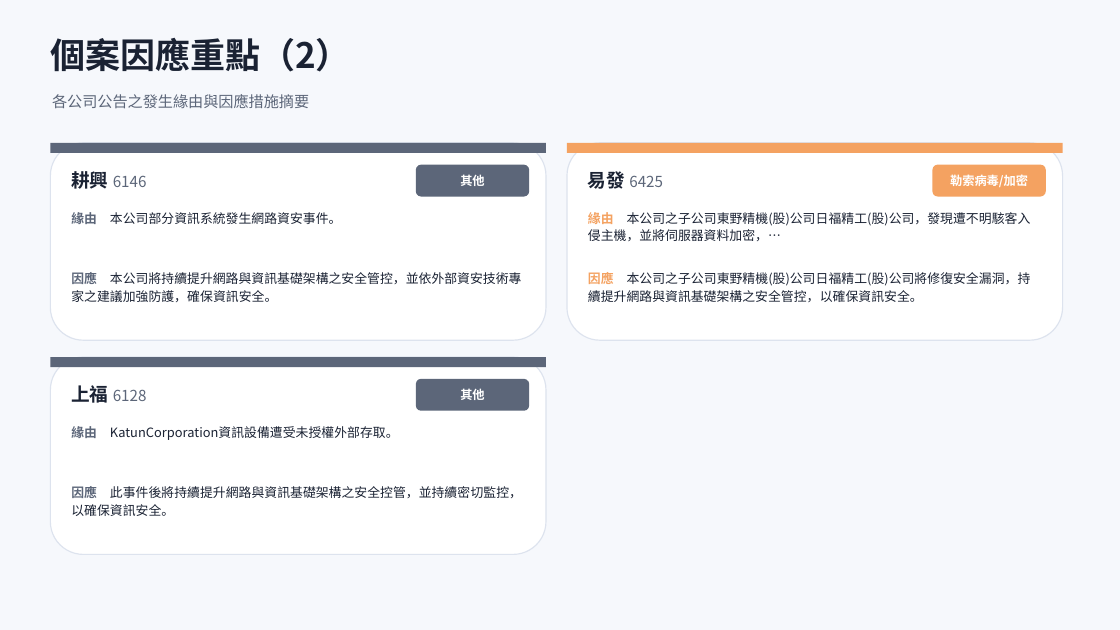
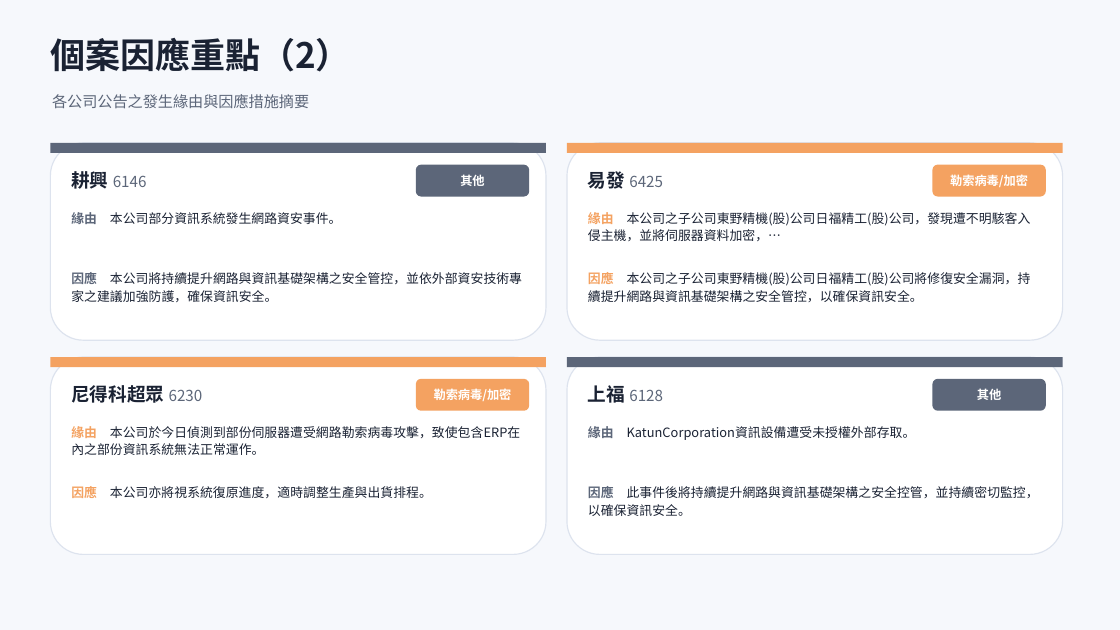
Before and after one commit to Johnnylin77/mops-isec-monitor, a slide deck: slide 7 of 資安事件因應分析.pptx. Drawn at 1120x630 pixels with LibreOffice and Linux fonts; fonts in the diff are those of the drawing. Boxes give left, top, right and bottom in pixels: in the first picture for what was removed or moved away, otherwise in the second. Text is boxed around its words. In the diff, an @@ line names an element or a change of style, - is before the commit and + after.

```diff
--- a/資安事件因應分析.pptx
+++ b/資安事件因應分析.pptx
@@ rectangle at bbox=[50, 357, 546, 367]: fill #5C6679 to #F4A261 @@
@@ rounded rectangle added at bbox=[567, 357, 1063, 555], fill #FFFFFF, outline #DDE3EE 1 pt @@
@@ rectangle added at bbox=[567, 357, 1063, 367], fill #5C6679 @@
@@ text at bbox=[71, 385, 203, 403]: text changed; size 13 to 16 pt; text colour #5C6679 to #1A2233; bold on @@
-上福 6128
+尼得科超眾 6230
@@ rounded rectangle at bbox=[416, 379, 529, 411]: fill #5C6679 to #F4A261 @@
@@ text at bbox=[434, 389, 512, 401]: text changed @@
-其他
+勒索病毒/加密
@@ text added at bbox=[588, 385, 663, 403], 13 pt, text #5C6679 @@
+上福 6128
@@ rounded rectangle added at bbox=[933, 379, 1046, 411], fill #5C6679 @@
@@ text added at bbox=[977, 389, 1001, 400], 10.5 pt, text #FFFFFF, bold @@
+其他
@@ text at bbox=[71, 426, 520, 455]: text changed @@
-緣由 KatunCorporation資訊設備遭受未授權外部存取。
+緣由 本公司於今日偵測到部份伺服器遭受網路勒索病毒攻擊，致使包含ERP在內之部份資訊系統無法正常運作。
@@ text added at bbox=[588, 426, 916, 440], 11 pt, text #1A2233 @@
+緣由 KatunCorporation資訊設備遭受未授權外部存取。
@@ text at bbox=[71, 486, 432, 498]: text changed @@
-因應 此事件後將持續提升網路與資訊基礎架構之安全控管，並持續密切監控，以確保資訊安全。
+因應 本公司亦將視系統復原進度，適時調整生產與出貨排程。
@@ text added at bbox=[588, 486, 1039, 516], 11 pt, text #1A2233 @@
+因應 此事件後將持續提升網路與資訊基礎架構之安全控管，並持續密切監控，以確保資訊安全。
```
Also in this commit, not shown: 4 other slides changed, 2 other files.
